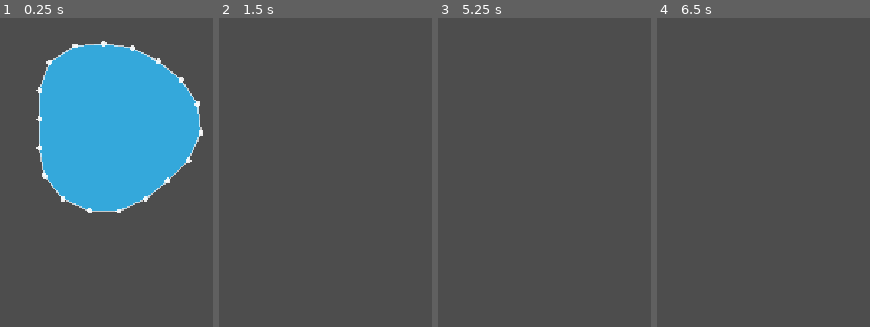
Above: before the commit, frames 1-4 (left to right).
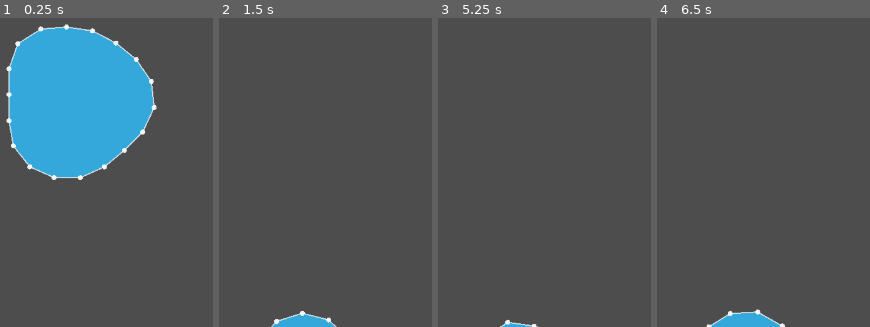
Above: after the commit, the same moments.

Repository: gabrielburd8-lgtm/Softbody-physics-demo
Game: Godot game, scene res://main.tscn
Same seed, same stepped clock (60 frames per second), same inputs: the game is played once before the commit and once after it.
Inputs (mouse positions are in pixels of both pictures, inside the frame that each line leads up to):
- Up to frame 1 (0.25 s): no input
- Up to frame 2 (1.5 s): move the mouse to (outside the picture) at 0.52 s; click (outside the picture) at 0.67 s; move the mouse to (outside the picture) at 1.27 s; click (outside the picture) at 1.42 s
- Up to frame 3 (5.25 s): move the mouse to (outside the picture) at 2.02 s; click (outside the picture) at 2.17 s; tap Enter at 2.75, 4.25 s; move the mouse to (531, 191) at 2.77 s; click (531, 191) at 2.92 s; tap Space at 3.5, 5 s; move the mouse to (outside the picture) at 3.52 s; click (outside the picture) at 3.67 s; move the mouse to (outside the picture) at 4.27 s; click (outside the picture) at 4.42 s; move the mouse to (612, 101) at 5.02 s; click (612, 101) at 5.17 s
- Up to frame 4 (6.5 s): move the mouse to (outside the picture) at 5.77 s; click (outside the picture) at 5.92 s

The runs differ from the first frame. In frame 1, 23% of the frame differs, in the area x 2-96%, y 1-64%; in frame 2, 1.0%; in frame 3, 0.2%; in frame 4, 1.3%.

Commit message:
Set the project to a fixed 1280x720 game window and visible viewport sizing.

Diff:
--- a/project.godot
+++ b/project.godot
@@ -17,7 +17,10 @@
 
 [display]
 
-window/stretch/mode="canvas_items"
+window/size/viewport_width=1280
+window/size/viewport_height=720
+window/size/mode=3
+window/stretch/mode="viewport"
 window/stretch/aspect="expand"
 
 [physics]
